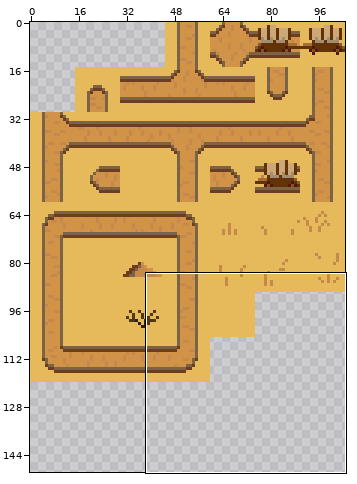
Sprite sheet, stored at src/main/resources/fantasyDesertPath.png. Above: a wide view before the commit, with the close-up outlined.
Close-up. Before the commit:
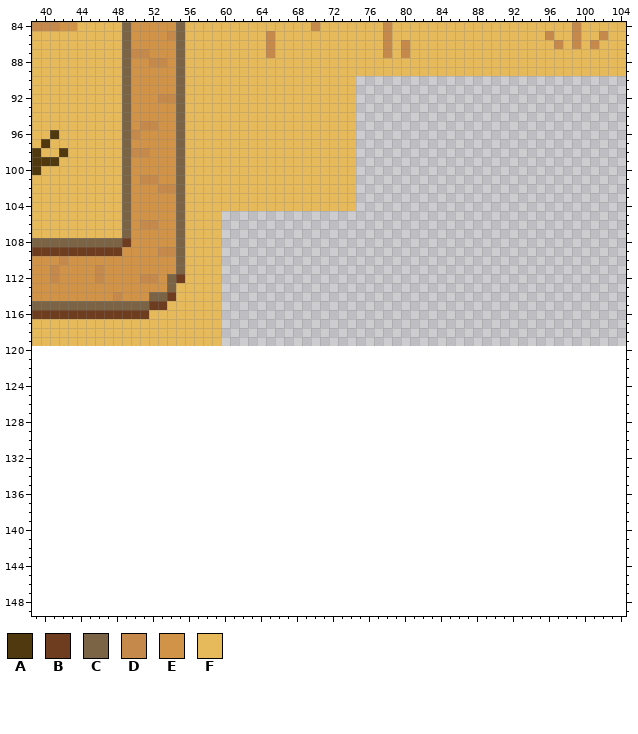
The file is 105x120 pixels. Colours within 5 levels of each other are drawn and written as one. Shown: x 39..104, y 84..149. The old version is drawn lined up with the new one, on the new canvas.
Palette (. is transparent): A #51390f  B #6e3d20  C #7b6446  D #c4894b  E #d19347  F #e6b95a
Pixels before (only the part around the change), first column x 41:
 87 FFFFFFFFCDDEEECFFFFFFFFFDFFFFFFFFFFFFDFDFFFFFFFFFFFFFFFFFFFFFFFF
 88 FFFFFFFFCEEDDECFFFFFFFFFFFFFFFFFFFFFFFFFFFFFFFFFFFFFFFFFFFFFFFFF
 89 FFFFFFFFCEEEEECFFFFFFFFFFFFFFFFFFFFFFFFFFFFFFFFFFFFFFFFFFFFFFFFF
 90 FFFFFFFFCEEEEECFFFFFFFFFFFFFFFFFFF..............................
 91 FFFFFFFFCEEEEECFFFFFFFFFFFFFFFFFFF..............................
 92 FFFFFFFFCEEEDDCFFFFFFFFFFFFFFFFFFF..............................
 93 FFFFFFFFCEEEEECFFFFFFFFFFFFFFFFFFF..............................
 94 FFFFFFFFCEEEEECFFFFFFFFFFFFFFFFFFF..............................
 95 FFFFFFFFCEDDEECFFFFFFFFFFFFFFFFFFF..............................
 96 AFFFFFFFCDEEEECFFFFFFFFFFFFFFFFFFF..............................
 97 FFFFFFFFCEEEEECFFFFFFFFFFFFFFFFFFF..............................
 98 FAFFFFFFCDDEEECFFFFFFFFFFFFFFFFFFF..............................
 99 AFFFFFFFCEEEEECFFFFFFFFFFFFFFFFFFF..............................
100 FFFFFFFFCEEEEECFFFFFFFFFFFFFFFFFFF..............................
101 FFFFFFFFCEDDEECFFFFFFFFFFFFFFFFFFF..............................
102 FFFFFFFFCEEEDDCFFFFFFFFFFFFFFFFFFF..............................
103 FFFFFFFFCEEEEECFFFFFFFFFFFFFFFFFFF..............................
104 FFFFFFFFCEEEEECFFFFFFFFFFFFFFFFFFF..............................
105 FFFFFFFFCEEEEECFFFF.............................................
106 FFFFFFFFCEDDEECFFFF.............................................
107 FFFFFFFFCEEEEECFFFF.............................................
108 CCCCCCCCBEEEEECFFFF.............................................
109 BBBBBBBBEEEEDDCFFFF.............................................
110 EDEEEEEEEEEEEECFFFF.............................................
111 DEEEEDEEEEEEEECFFFF.............................................
112 DEEEEDEEEEDDECBFFFF.............................................
113 EEEEEEEEEEEEECFFFFF.............................................
114 EEEEEEEDEEECCBFFFFF.............................................
115 CCCCCCCCCCCBBFFFFFF.............................................
116 BBBBBBBBBBBFFFFFFFF.............................................
117 FFFFFFFFFFFFFFFFFFF.............................................
118 FFFFFFFFFFFFFFFFFFF.............................................
119 FFFFFFFFFFFFFFFFFFF.............................................
120 ................................................................
121 ................................................................
122 ................................................................
123 ................................................................
124 ................................................................
125 ................................................................
126 ................................................................
127 ................................................................
128 ................................................................
129 ................................................................
130 ................................................................
131 ................................................................
132 ................................................................
133 ................................................................
134 ................................................................
135 ................................................................
136 ................................................................
137 ................................................................
138 ................................................................
139 ................................................................
140 ................................................................
141 ................................................................
142 ................................................................
143 ................................................................
144 ................................................................
145 ................................................................
146 ................................................................
147 ................................................................
148 ................................................................
149 ................................................................
Now the later version:
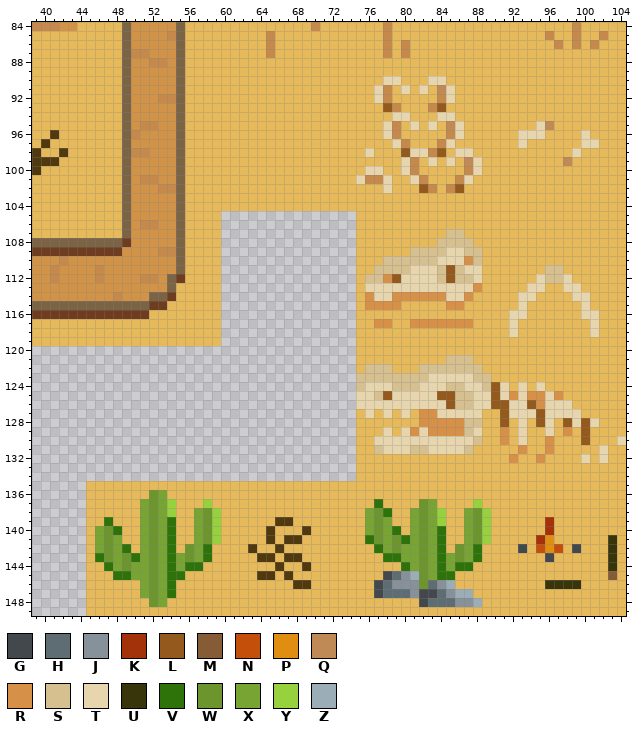
Colours new in this view: G #42484b  H #5e6c73  J #869199  K #a3320a  L #94591c  M #865c37  N #c34f0a  P #e08e12  Q #c08a56  R #d79047  S #d7c090  T #e7d5ae  U #38350a  V #2d7309  W #6c962d  X #78a433  Y #98d13e  Z #9badb7
The exact change:
canvas 105x120 -> 105x150
Changed rows in their new state; - is an unchanged pixel.
first column x 45:
 90 ------------------------------FFFTTFFFTTFFFFFFFFFFFFFFFFFFFF
 91 ------------------------------FFTDFTFTFQTFFFFFFFFFFFFFFFFFFF
 92 ------------------------------FFTDFFFFFDTFFFFFFFFFFFFFFFFFFF
 93 ------------------------------FFFLDFFFDLFFFFFFFFFFFFFFFFFFFF
 94 ------------------------------FFFFTTFFFTTFFFFFFFFFFFFFFFFFFF
 95 ------------------------------FFFTDFTFTFQTFFFFFFFFTQFFFFFFFF
 96 ------------------------------FFFTDFFFFFDTFFFFFFTTTFFFFTFFFF
 97 ------------------------------FFFFTDFFFDTFFFFFFFTFFFFFFTTFFF
 98 ------------------------------FTFFFLTTDLFTTFFFFFFFFFFFTFFFFF
 99 ------------------------------FFFFFTDFTFTFQTFFFFFFFFFQFFFFFF
100 ------------------------------FTTFFTDFFFFFDTFFFFFFFFFFFFFFFF
101 ------------------------------TDDTFFTDFFFDTFFFFFFFFFFFFFFFFF
102 ------------------------------FFFTFFFLDFDLFFFFFFFFFFFFFFFFFF
103 ------------------------------FFFFFFFFFFFFFFFFFFFFFFFFFFFFFF
104 ------------------------------FFFFFFFFFFFFFFFFFFFFFFFFFFFFFF
105 ------------------------------FFFFFFFFFFFFFFFFFFFFFFFFFFFFFF
106 ------------------------------FFFFFFFFFFFFFFFFFFFFFFFFFFFFFF
107 ------------------------------FFFFFFFFFFSSFFFFFFFFFFFFFFFFFF
108 ------------------------------FFFFFFFFFSSSSFFFFFFFFFFFFFFFFF
109 ------------------------------FFFFFFSSSSTTSSFFFFFFFFFFFFFFFF
110 ------------------------------FFFSSSSSSTTTRSFFFFFFFFFFFFFFFF
111 ------------------------------FFSSSSTTTSLSTTFFFFFFFSSFFFFFFF
112 ------------------------------FSSRLTTTTSLSSTFFFFFFTSSTFFFFFF
113 ------------------------------FTTTTTTTTTTTTRFFFFFTTFFTTFFFFF
114 ------------------------------FRTTRRRRRRTTRFFFFFTTFFFFTTFFFF
115 ------------------------------FRRRRFFFFFRRFFFFFFTFFFFFFTFFFF
116 ------------------------------FFFFFFFFFFFFFFFFFTTFFFFFFTTFFF
117 ------------------------------FFRRFFRRRRRRRFFFFTFFFFFFFFTFFF
118 ------------------------------FFFFFFFFFFFFFFFFFTFFFFFFFFTFFF
119 ------------------------------FFFFFFFFFFFFFFFFFFFFFFFFFFFFFF
120 ------------------------------FFFFFFFFFFFFFFFFFFFFFFFFFFFFFF
121 ------------------------------FFFFFFFFFFSSSFFFFFFFFFFFFFFFFF
122 ------------------------------FSSSFFFSSSSSSSFFFFFFFFFFFFFFFF
123 ------------------------------SSSSSSSSTTTTTSSFFFFFFFFFFFFFFF
124 ------------------------------STTTSSSTTTSSTTSLTFTFTFFFFFFFFF
125 ------------------------------TTSLTTTTTLLSSTTLTRTRRTRFFFFFFF
126 ------------------------------TTTTTTTTTTLSSTTLLTTLRTTTFFFFFF
127 ------------------------------FTFTFTFRRTTTTTFFLTTTLTTTTFFFFF
128 ------------------------------FFFFFFFRRRRRSSFFLFTFLTFLTLTFFF
129 ------------------------------FFFTFTRTRRRRSTFFRFTFFTFRFLFFFF
130 ------------------------------FFTTTTTTTTTTTSFFRFTFFRFFFLFFFT
131 ------------------------------FFSTTTSSTTTTSFFFFFRFFRFFFFFTFF
132 ------------------------------FFFFFFFFFFFFFFFFFRFFRFFFFTFTFF
133 ------------------------------FFFFFFFFFFFFFFFFFFFFFFFFFFFFFF
134 ------------------------------FFFFFFFFFFFFFFFFFFFFFFFFFFFFFF
135 FFFFFFFFFFFFFFFFFFFFFFFFFFFFFFFFFFFFFFFFFFFFFFFFFFFFFFFFFFFF
136 FFFFFFFWXFFFFFFFFFFFFFFFFFFFFFFFFFFFFFFFFFFFFFFFFFFFFFFFFFFF
137 FFFFFFXWXYFFFYFFFFFFFFFFFFFFFFFFVFFFFWXFFFFYFFFFFFFFFFFFFFFF
138 FFFFFFXWXYFFXWYFFFFFFFFFFFFFFFFXWVFFXWXYFFXWYFFFFFFFFFFFFFFF
139 FFVFFFXWXVFFXWYFFFFFFAAFFFFFFFFXWXFFXWXYFFXWYFFFFFFKFFFFFFFF
140 FXWVFFXWXVFFXWYFFFFFAFFFAFFFFFFXWXVFXWXVFFXWYFFFFFFKFFFFFFFF
141 FXWXFFXWXVFFXWYFFFFFAFAAFFFFFFFVWXWVXWXVFFXWYFFFFFKPFFFFFFUF
142 FXWXVFXWXVFWXVFFFFAFFAFFFFFFFFFFVXWXXWXVFWXVFFFFGFNPNFGFFFUF
143 FVWXWVXWXVXWXVFFFFFAAFAAFFFFFFFFFVVXXWXVXWXVFFFFFFFGFFFFFFUF
144 FFVXWXXWXVXVVFFFFFFFFAFFAFFFFFFFFFFVXWXVXVVFFFFFFFFFFFFFFFUF
145 FFFVVXXWXVVFFFFFFFFAAFAFFFFFFFFFFGHJZWXVVFFFFFFFFFFFFFFFFFMF
146 FFFFFFXWXVFFFFFFFFFFFFFAAFFFFFFFGHJJJWHJZFFFFFFFFFFUUUUFFFFF
147 FFFFFFXWXVFFFFFFFFFFFFFFFFFFFFFFGHHHJGGHJZZFFFFFFFFFFFFFFFFF
148 FFFFFFFWXFFFFFFFFFFFFFFFFFFFFFFFFFFFFGHHHJJZFFFFFFFFFFFFFFFF
149 FFFFFFFFFFFFFFFFFFFFFFFFFFFFFFFFFFFFFFFFFFFFFFFFFFFFFFFFFFFF
Boxes around the changes in both close-ups, in picture pixels (x1, y1, x2, y2):
added: (86, 76, 626, 616)
